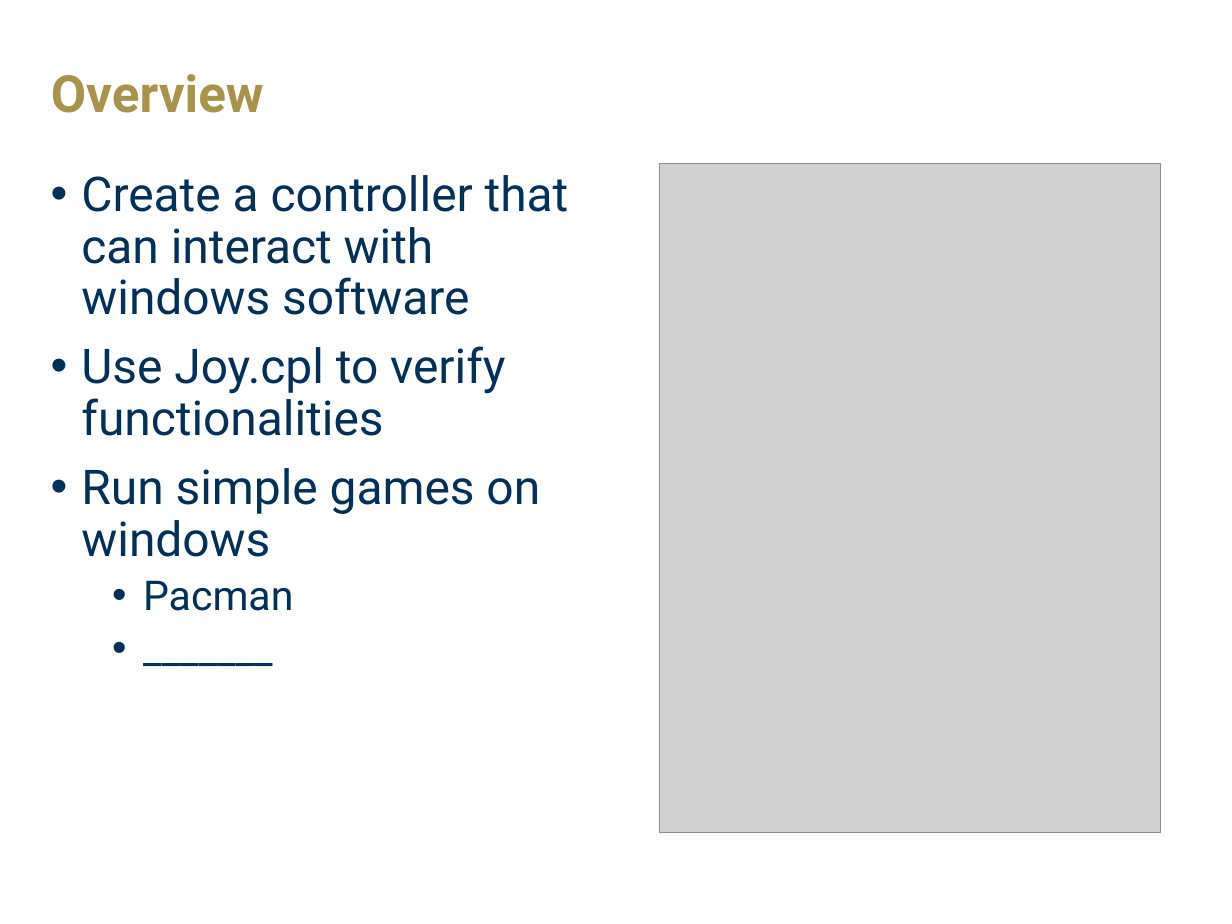
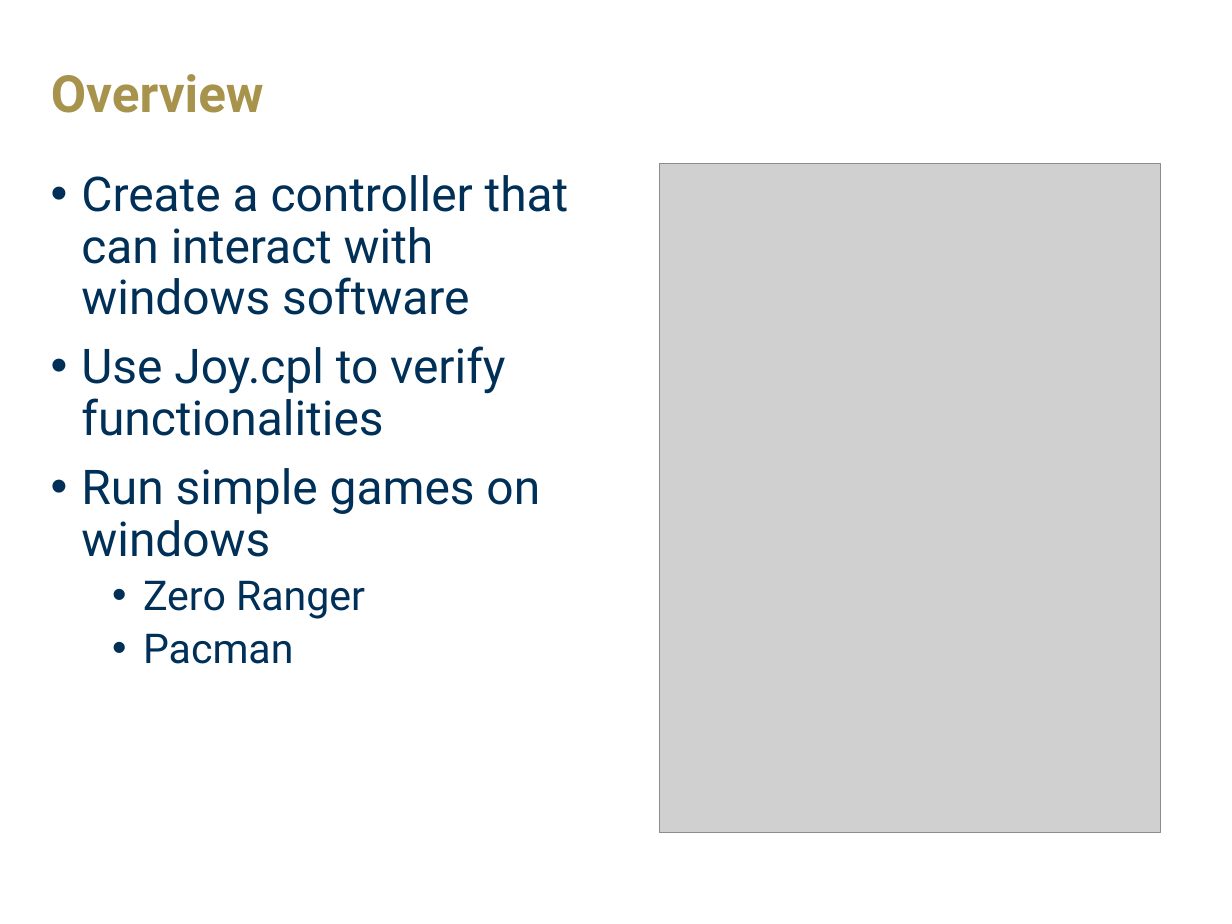
Before and after one commit to VVoruganti/mbed-gamepad-drivers, a slide deck: slide 2 of Gamepad Driver.pptx. Drawn at 1232x924 pixels with LibreOffice and Linux fonts; fonts in the diff are those of the drawing; grey boxes stand for pictures; background and template pictures are left out. Boxes give left, top, right and bottom in pixels: in the first picture for what was removed or moved away, otherwise in the second. Text is boxed around its words. In the diff, an @@ line names an element or a change of style, - is before the commit and + after.

Commit message:
updated overview

```diff
--- a/Gamepad Driver.pptx
+++ b/Gamepad Driver.pptx
@@ text at bbox=[81, 175, 569, 664]: paragraph removed @@
-  • _______
@@ text at bbox=[143, 580, 365, 619]: paragraph added @@
+  • Zero Ranger
```
